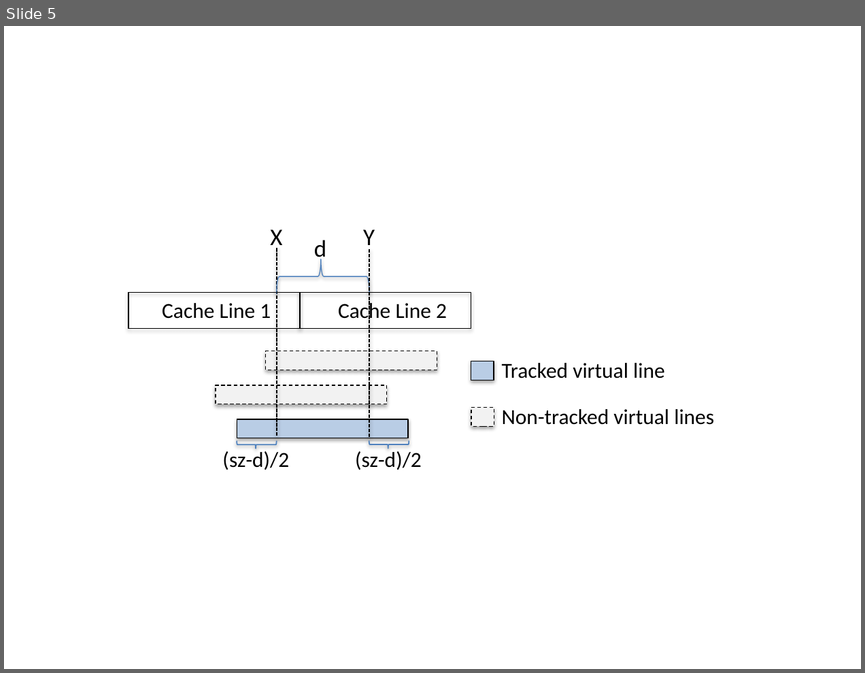
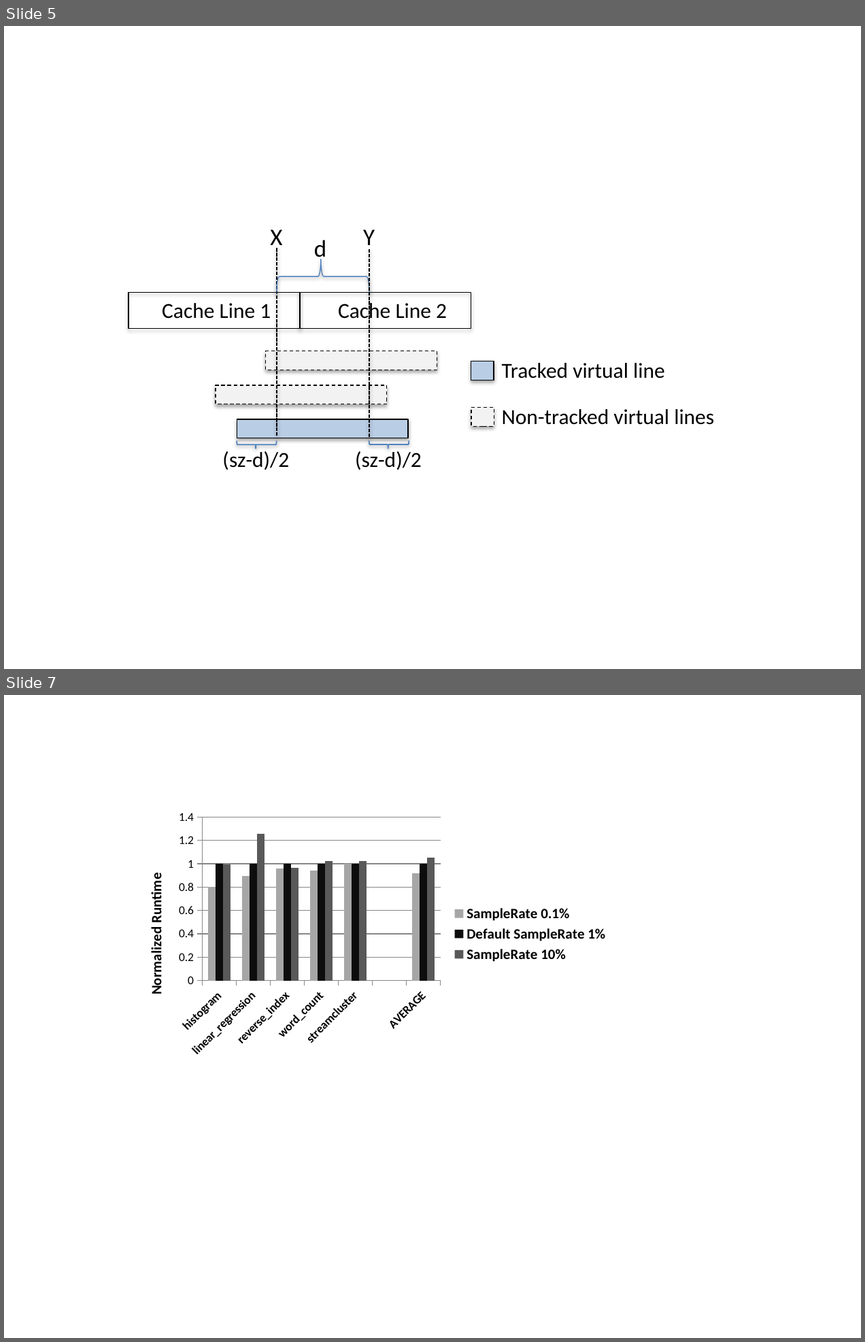
Before and after one commit to plasma-umass/Predator, a slide deck: fig/DefaultsPaper.pptx. Shown one above the other, each under a label of ours: slide 5 before the commit, slides 5 and 7 after it; the slides between them are not shown. The pictures are 865x673 and 865x1342 pixels, drawn with LibreOffice and Linux fonts; fonts in the diff are those of the drawing. Boxes give left, top, right and bottom in pixels: in the first picture for what was removed or moved away, otherwise in the second. Text is boxed around its words. In the diff, an @@ line names an element or a change of style, - is before the commit and + after.

```diff
--- a/fig/DefaultsPaper.pptx
+++ b/fig/DefaultsPaper.pptx
@@ slide 7 added at (x1=4, y1=695, x2=861, y2=1338), background #FFFFFF @@
@@ column chart added at (x1=128, y1=806, x2=617, y2=1063) @@
+categories: histogram, linear_regression, reverse_index, word_count, streamcluster, , AVERAGE
+SampleRate 0.1%: 0.8, 0.9, 0.96, 0.94, 1, -, 0.92
+Default SampleRate 1%: 1, 1, 1, 1, 1, -, 1
+SampleRate 10%: 0.99, 1.26, 0.97, 1.03, 1.02, -, 1.05
```
Also in this commit, not shown: 3 other files.
